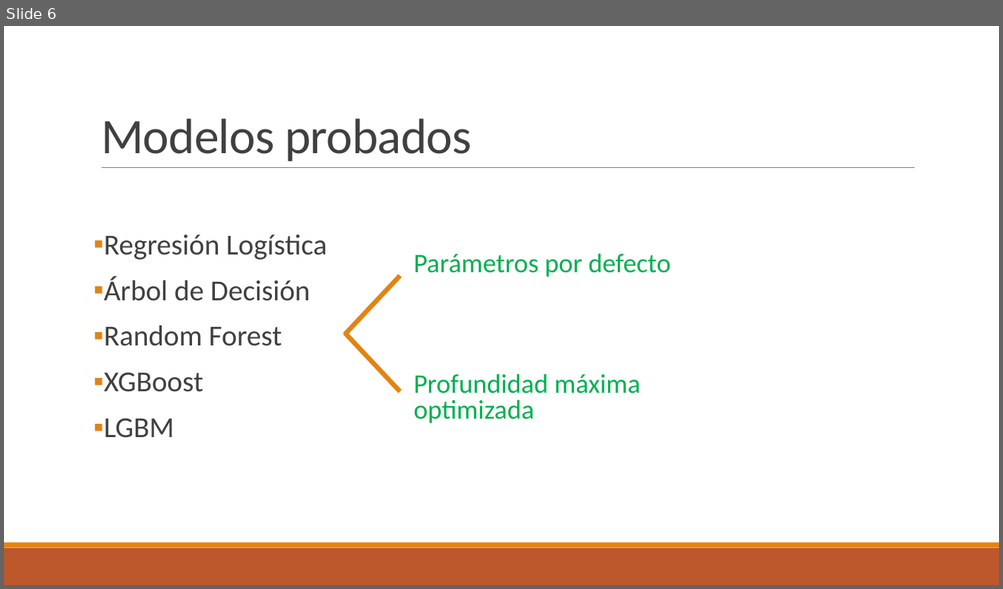
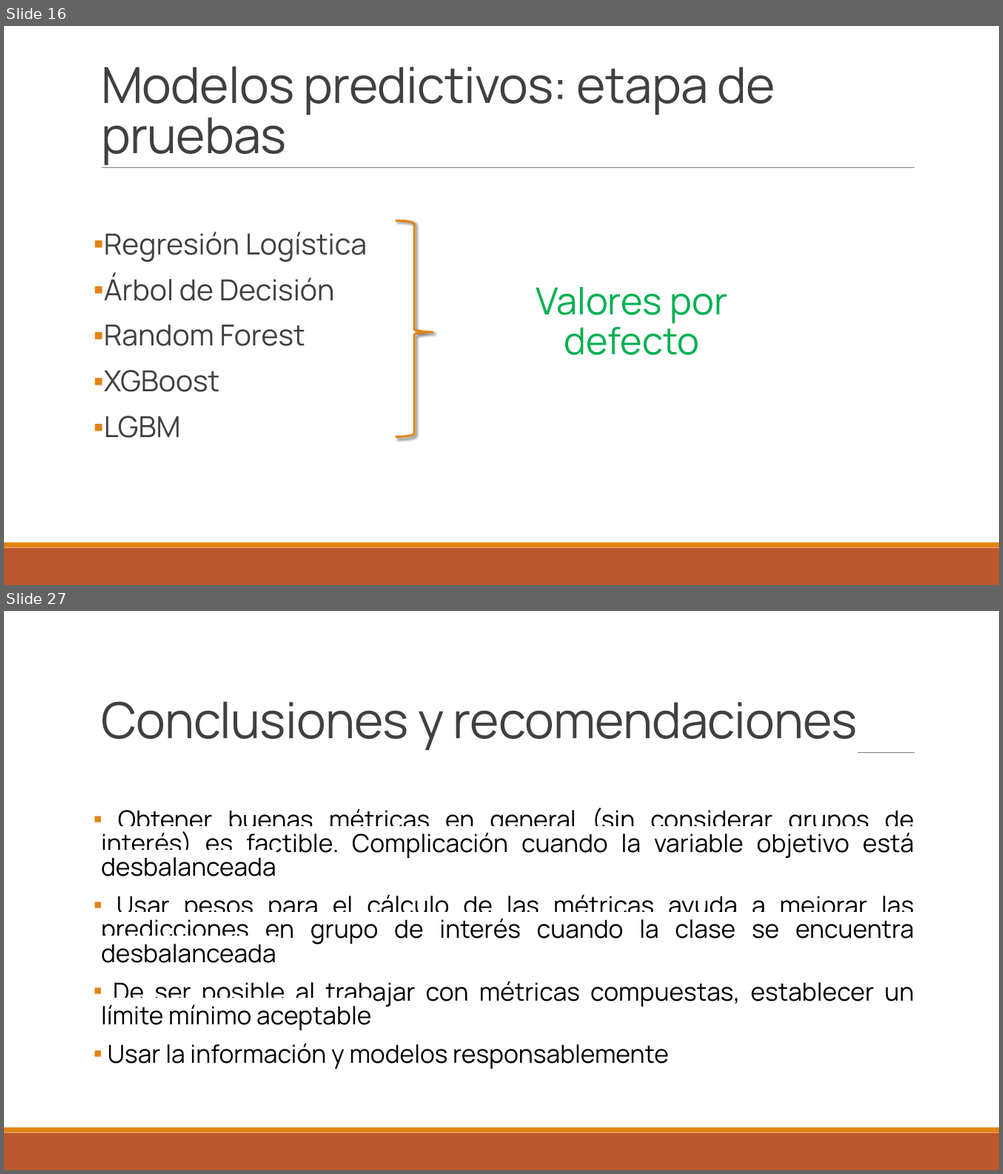
Before and after one commit to sordenesf/Heart-Disease, a slide deck: Presentación Indicators of Heart Diseases.pptx. Shown one above the other, each under a label of ours: slide 6 before the commit, slides 16 and 27 after it; the slides between them are not shown. The pictures are 1003x589 and 1003x1174 pixels, drawn with LibreOffice and Linux fonts; fonts in the diff are those of the drawing. Boxes give left, top, right and bottom in pixels: in the first picture for what was removed or moved away, otherwise in the second. Text is boxed around its words. In the diff, an @@ line names an element or a change of style, - is before the commit and + after.

```diff
--- a/Presentación Indicators of Heart Diseases.pptx
+++ b/Presentación Indicators of Heart Diseases.pptx
@@ slide 27 added at box(4, 611, 999, 1170), background #FFFFFF; not listed: 3 template elements that a slide beside it also shows @@
@@ title added at box(101, 701, 857, 750), 48 pt, text #404040 @@
+Conclusiones y recomendaciones
@@ text added at box(101, 808, 914, 1069), 24 pt, text #000000 @@
+▪ Obtener buenas métricas en general (sin considerar grupos de interés) es factible. Complicación cuando la variable objetivo está desbalanceada
+▪ Usar pesos para el cálculo de las métricas ayuda a mejorar las predicciones en grupo de interés cuando la clase se encuentra desbalanceada
+▪ De ser posible al trabajar con métricas compuestas, establecer un límite mínimo aceptable
+▪ Usar la información y modelos responsablemente
@@ what was slide 6 is now slide 16 @@
@@ slide 16 changed as well @@
@@ title at box(101, 66, 775, 165): text changed; font Calibri to Manrope @@
-Modelos probados
+Modelos predictivos: etapa de pruebas
@@ text "Regresión Logística" at box(104, 232, 367, 438): font Calibri to Manrope @@
@@ right brace added at box(395, 221, 433, 437), outline #E48312 2 pt @@
@@ line removed from (345, 335) to (400, 276) @@
@@ text at box(535, 287, 727, 355): text changed; size 25.9 to 36 pt; font Calibri to Manrope @@
-Parámetros por defecto
-Profundidad máxima optimizada
+Valores por defecto
@@ line removed from (345, 333) to (400, 392) @@
```
Also in this commit, not shown: 4 other slides changed, 21 other slides added, 4 slides removed.
